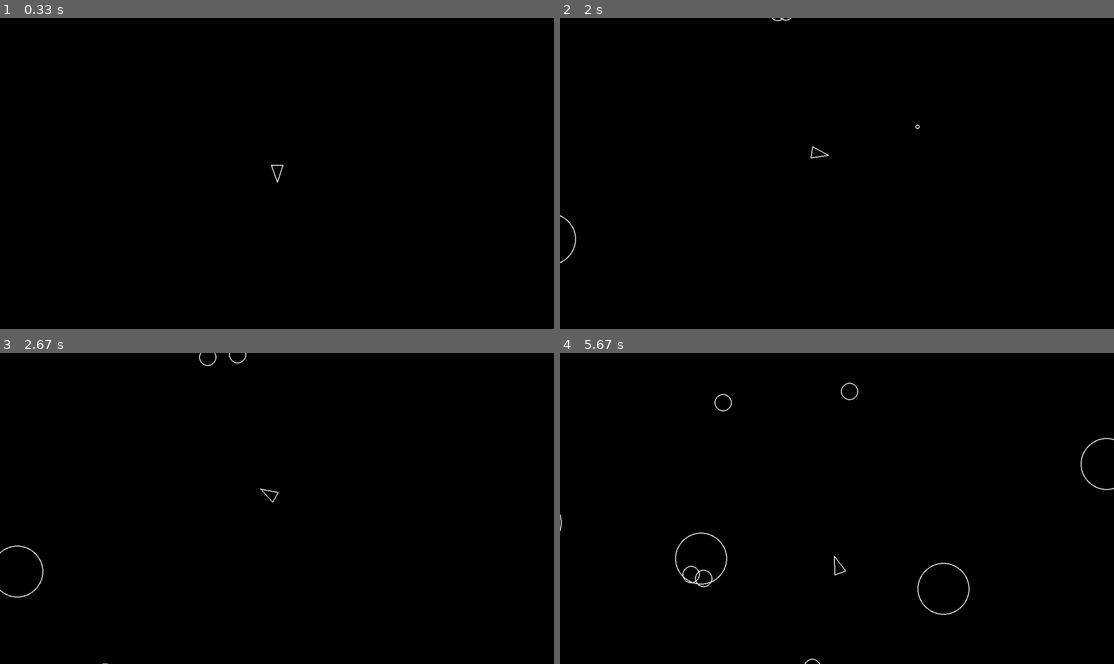
Above: before the commit, frames 1-4 (two rows, left to right).
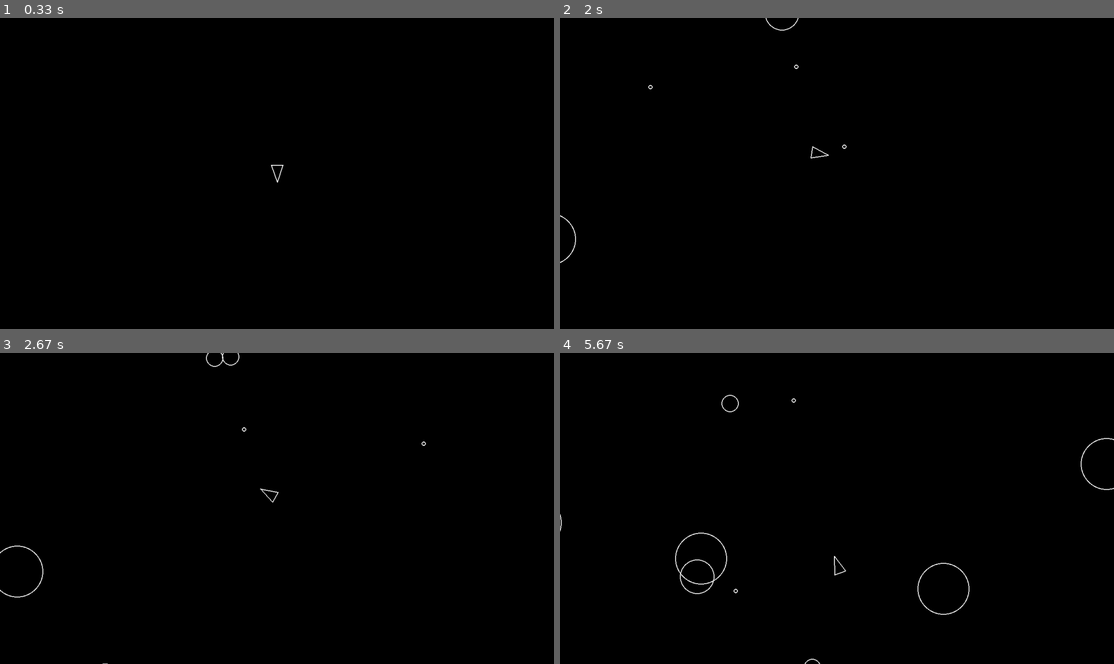
Above: after the commit, the same moments.

Repository: brettfirecore/pygame_project
Game: pygame game, started from main.py
Same seed, same stepped clock (60 frames per second), same inputs: the game is played once before the commit and once after it.
Inputs:
- Up to frame 1 (0.33 s): no input
- Up to frame 2 (2 s): tap Space at 0.33, 0.73, 1.03, 1.23, 1.57, 1.87 s; hold D 0.67-1.13 s; hold W 1.17-1.47 s; hold D 1.5-1.97 s
- Up to frame 3 (2.67 s): hold A 2-2.53 s; tap Space at 2.07, 2.37, 2.63 s; hold S from 2.57 s (still down)
- Up to frame 4 (5.67 s): release S at 2.87 s; hold A 2.9-3.3 s; tap Space at 2.97, 3.27, 3.4, 3.8, 4.1, 4.47, 4.87, 5.17, 5.37 s; hold W 3.33-3.7 s; hold D 3.73-4.37 s; hold S 4.4-4.77 s; hold A 4.8-5.27 s; hold D from 5.3 s (still down)

Frame 1 is identical in both runs. In frame 2, less than 0.1% of the frame differs, in the area x 15-65%, y 0-43%; in frame 3, 0.1%; in frame 4, 0.3%, in the area x 21-54%, y 9-78%.

Commit message:
Modified constants.py changed SHOT back to 500 from 2000

Diff:
--- a/constants.py
+++ b/constants.py
@@ -11,6 +11,6 @@
 PLAYER_SPEED = 200
 
 PLAYER_SHOOT_COOLDOWN = 0.3  # seconds
-PLAYER_SHOOT_SPEED = 2000
+PLAYER_SHOOT_SPEED = 500
 
 SHOT_RADIUS = 5
